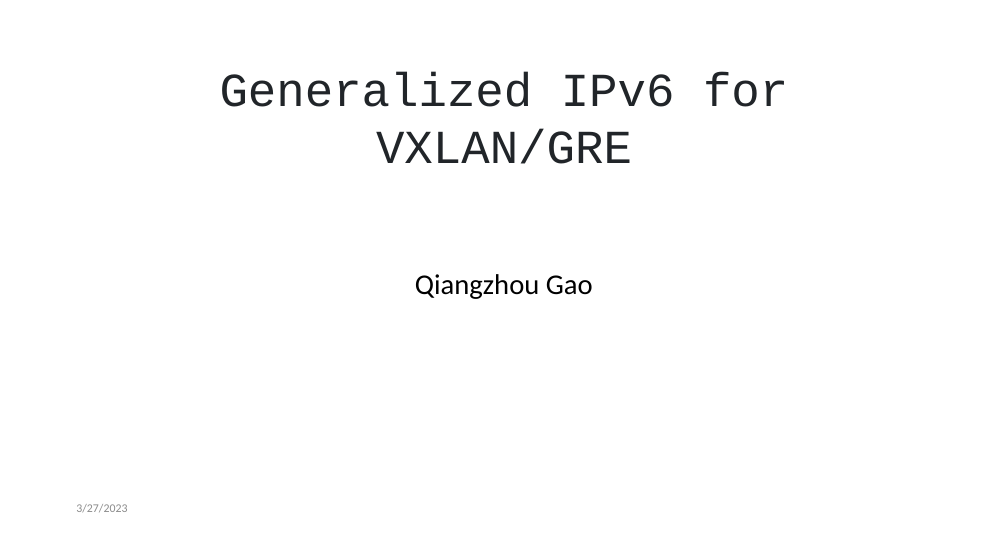
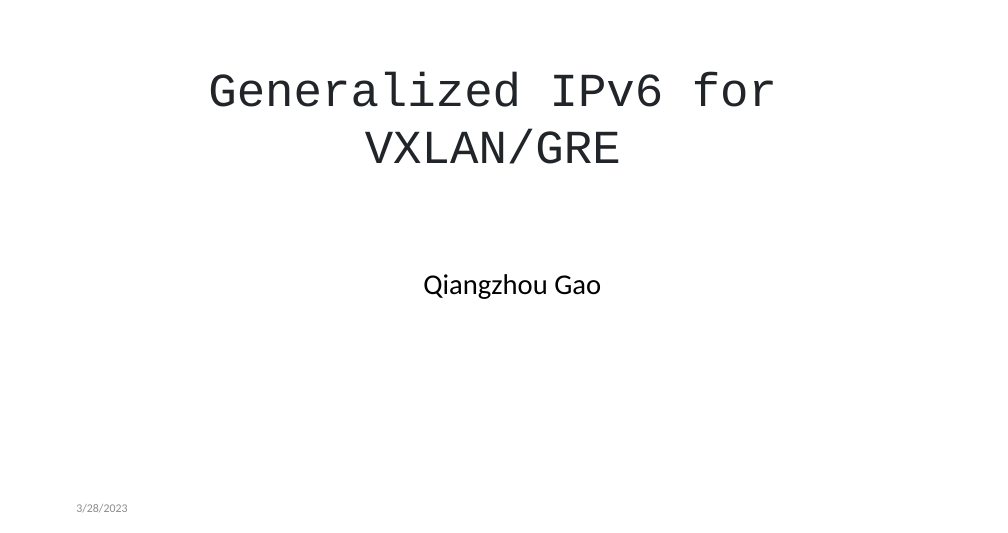
Before and after one commit to Generalized-IPv6-Tunnel/IETF116-Sidemeeting, a slide deck: slide 1 of 04 Generalized IPv6 Tunnel.pptx. Drawn at 1008x533 pixels with LibreOffice and Linux fonts; fonts in the diff are those of the drawing. Boxes give left, top, right and bottom in pixels: in the first picture for what was removed or moved away, otherwise in the second. Text is boxed around its words. In the diff, an @@ line names an element or a change of style, - is before the commit and + after.

```diff
--- a/04 Generalized IPv6 Tunnel.pptx
+++ b/04 Generalized IPv6 Tunnel.pptx
@@ title "Generalized IPv6 for VXLAN/GRE": place and size @@
-title "Generalized IPv6 for VXLAN/GRE" at (220,72,788,164)
+title "Generalized IPv6 for VXLAN/GRE" at (208,72,777,164)
@@ subtitle "Qiangzhou Gao": place and size @@
-subtitle "Qiangzhou Gao" at (415,274,593,299)
+subtitle "Qiangzhou Gao" at (423,274,601,299)
@@ text at (76,504,127,512): text changed @@
-3/27/2023
+3/28/2023
```
Also in this commit, not shown: 2 other slides changed, 5 slides added, 2 slides removed.
